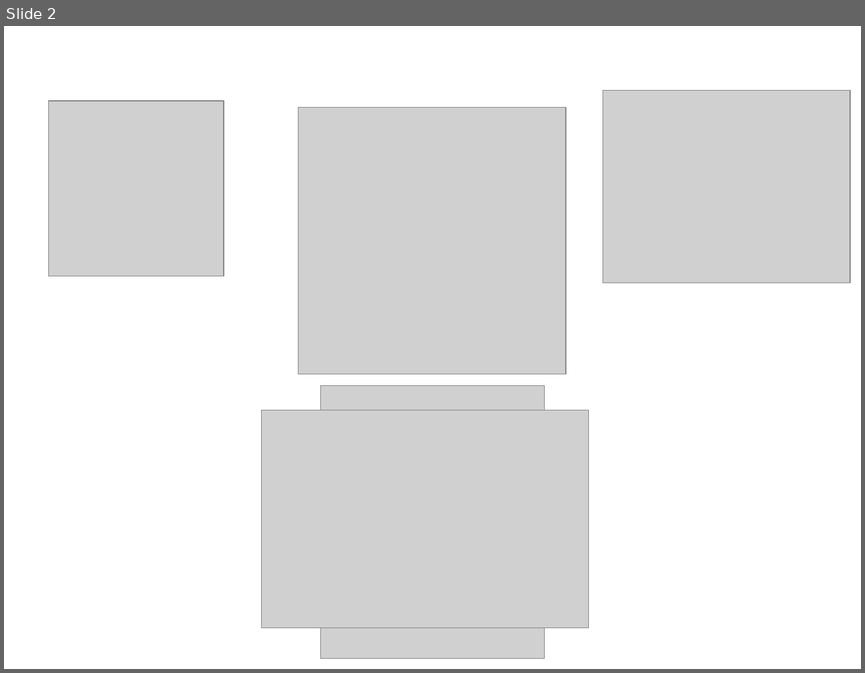
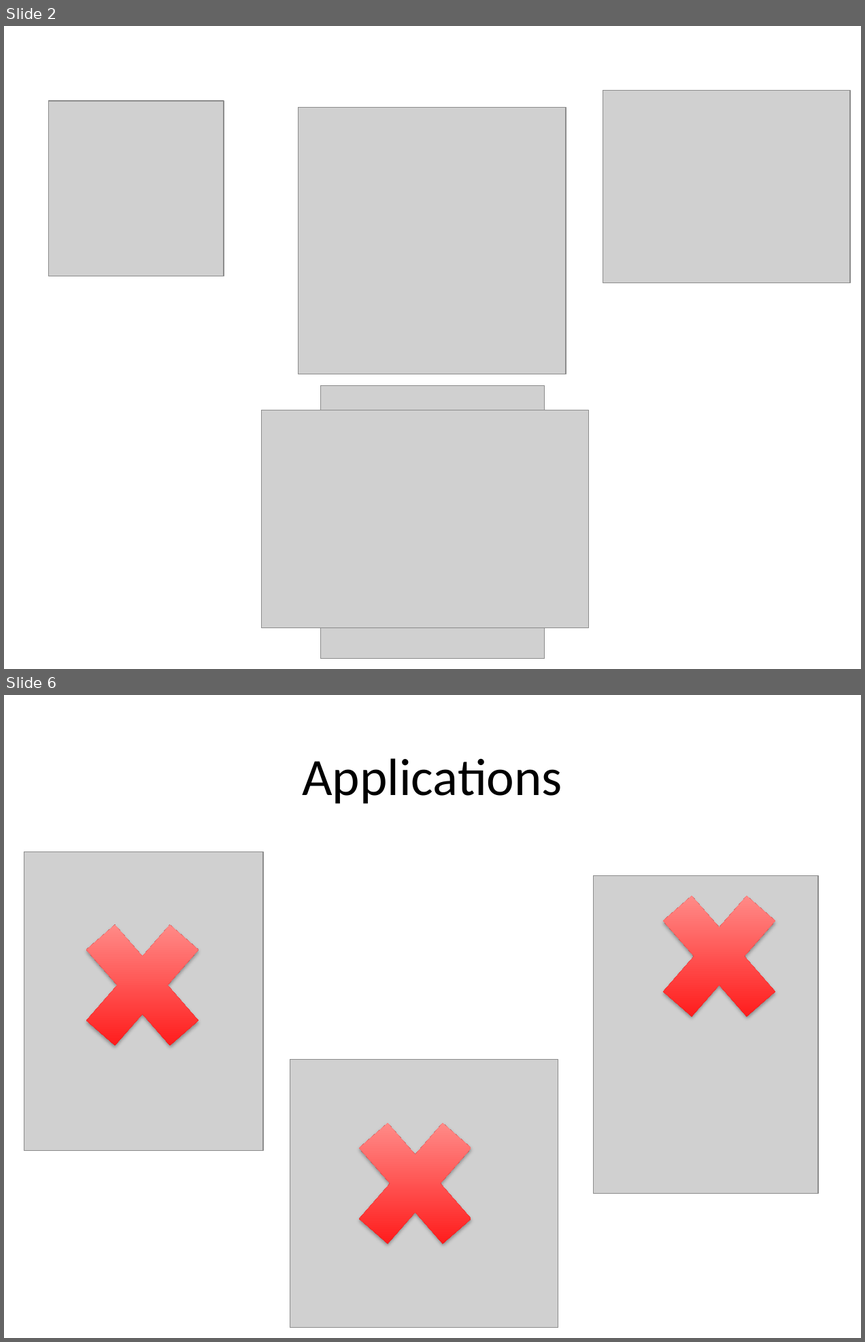
Before and after one commit to dc1340/cornell_data_hackathon_2_2016, a slide deck: Hackathon_Presentation.pptx. Shown one above the other, each under a label of ours: slide 2 before the commit, slides 2 and 6 after it; the slides between them are not shown. The pictures are 865x673 and 865x1342 pixels, drawn with LibreOffice and Linux fonts; fonts in the diff are those of the drawing; grey boxes stand for pictures. Boxes give left, top, right and bottom in pixels: in the first picture for what was removed or moved away, otherwise in the second. Text is boxed around its words. In the diff, an @@ line names an element or a change of style, - is before the commit and + after.

```diff
--- a/Hackathon_Presentation.pptx
+++ b/Hackathon_Presentation.pptx
@@ slide 6 added at (x1=4, y1=695, x2=861, y2=1338), background #FFFFFF @@
@@ title added at (x1=302, y1=758, x2=562, y2=804), 44 pt, text #000000 @@
+Applications
@@ picture added at (x1=24, y1=852, x2=263, y2=1151) @@
@@ picture added at (x1=594, y1=876, x2=818, y2=1193) @@
@@ cross added at (x1=639, y1=864, x2=799, y2=1048), fill gradient #FF0000 to #FFA6A5 @@
@@ cross added at (x1=62, y1=893, x2=222, y2=1077), fill gradient #FF0000 to #FFA6A5 @@
@@ picture added at (x1=290, y1=1059, x2=558, y2=1327) @@
@@ cross added at (x1=334, y1=1091, x2=495, y2=1275), fill gradient #FF0000 to #FFA6A5 @@
```
Also in this commit, not shown: 7 slides changed, 3 other slides added, 2 slides removed.
